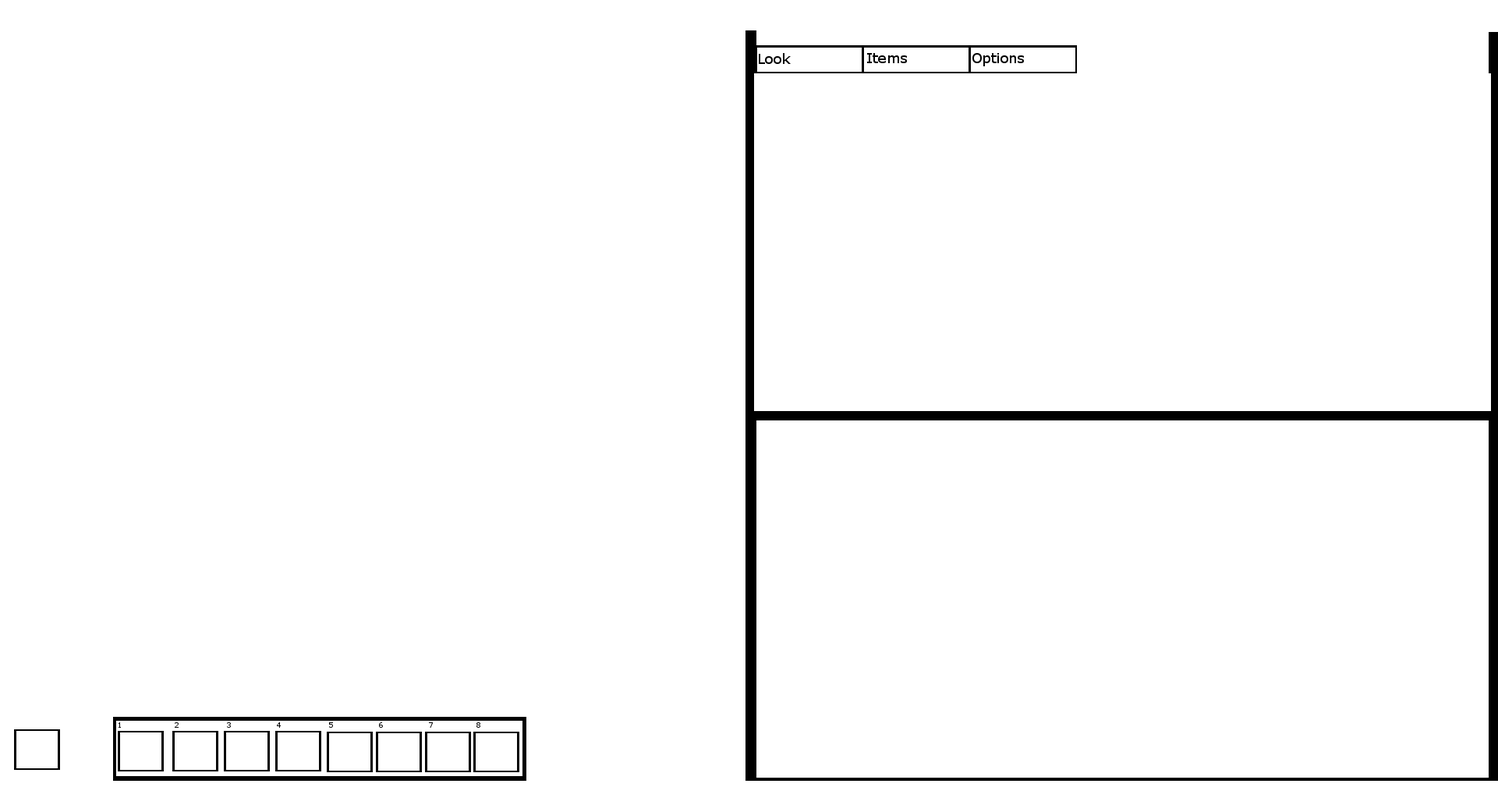
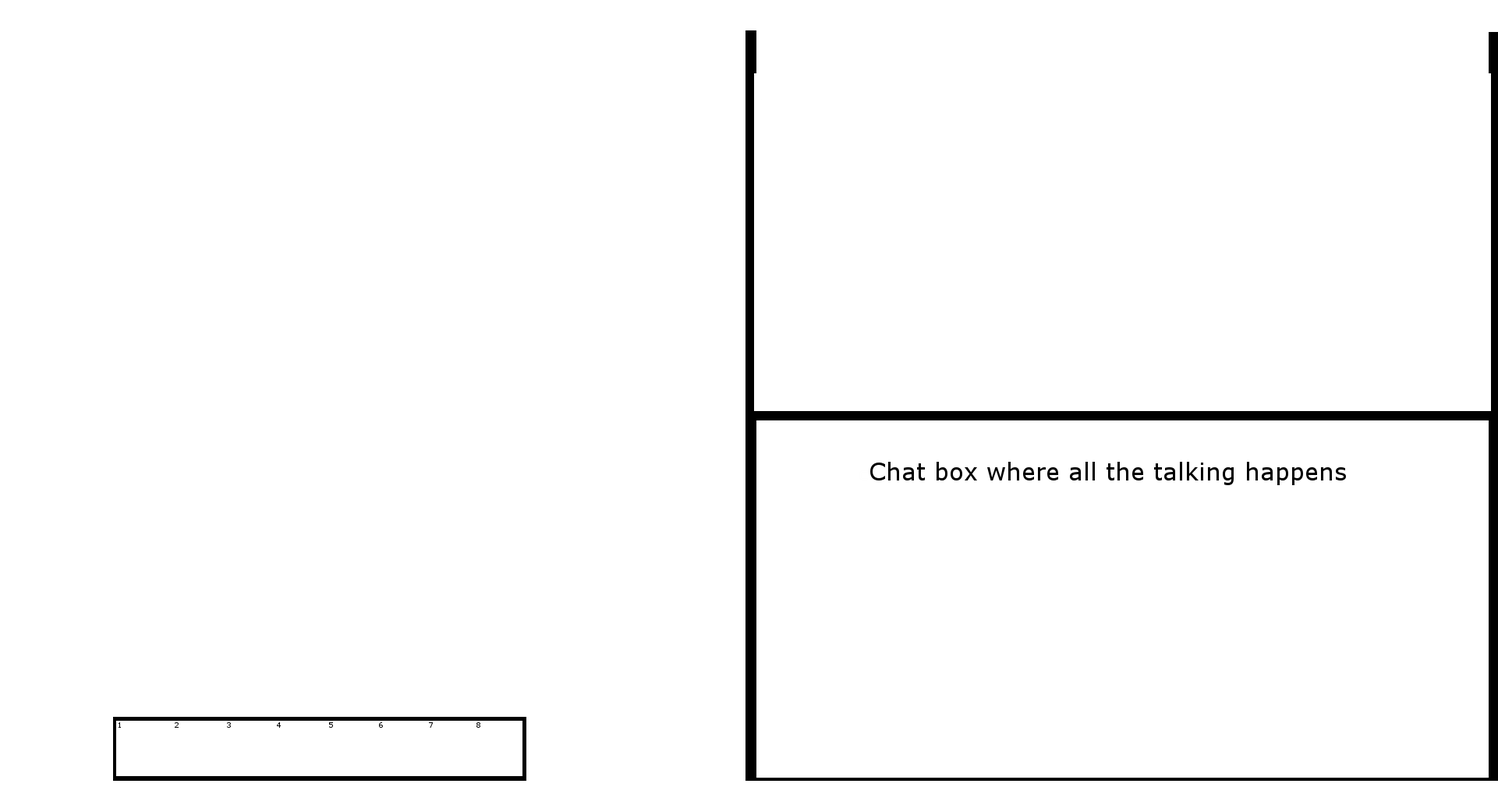
Before/after of a 1498 x 812 layered artwork. What changed in the layer stack:
hid "tab3", painted on it over [969, 45, 1077, 74]
hid "tab2" over [863, 45, 970, 74]
hid "tab1" over [756, 45, 864, 74]
hid "button8" over [473, 731, 520, 772]
hid "button7" over [424, 731, 471, 772]
hid "button6" over [375, 731, 422, 772]
hid "button5" over [326, 731, 373, 772]
hid "button4" over [275, 730, 322, 772]
hid "button3" over [223, 730, 270, 772]
hid "button2" over [172, 730, 219, 772]
hid "button1" over [117, 730, 164, 772]
hid "Clothes expansion button" over [14, 728, 61, 770]
painted on "Menu Frame" over [870, 461, 1346, 485]
